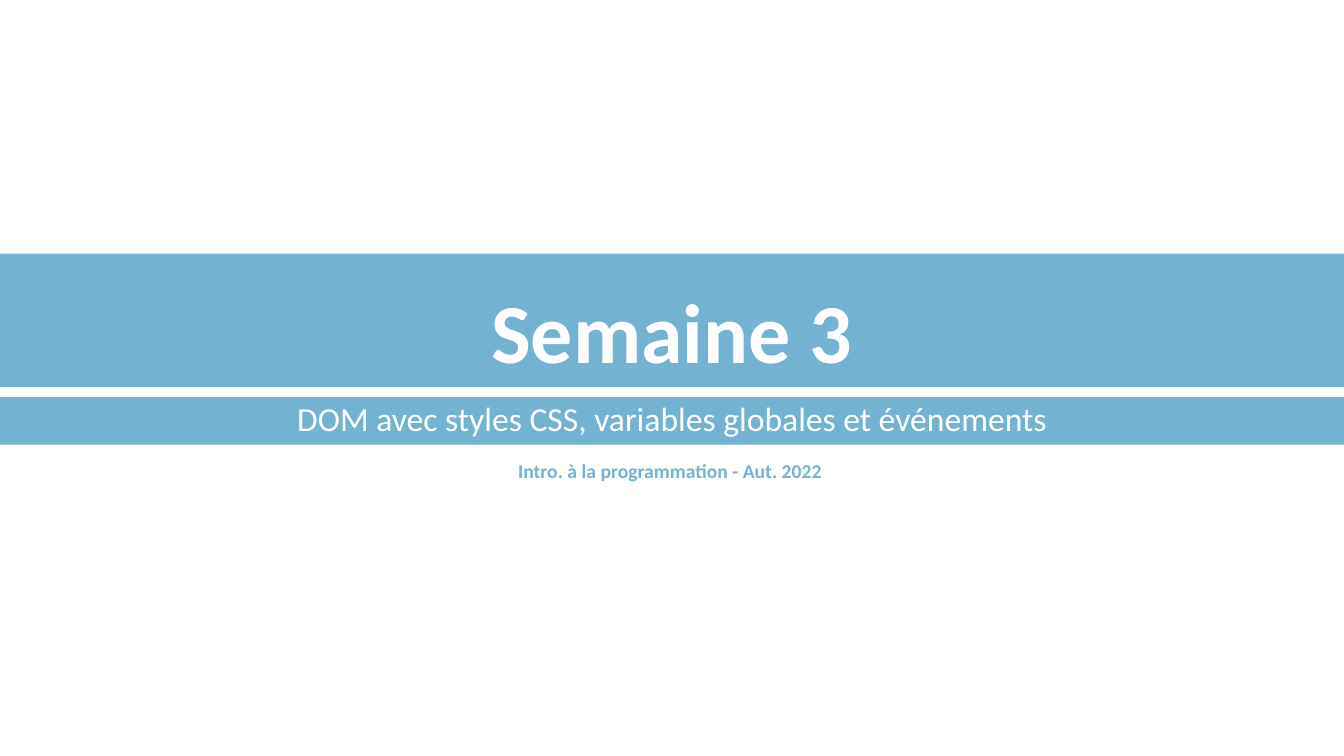
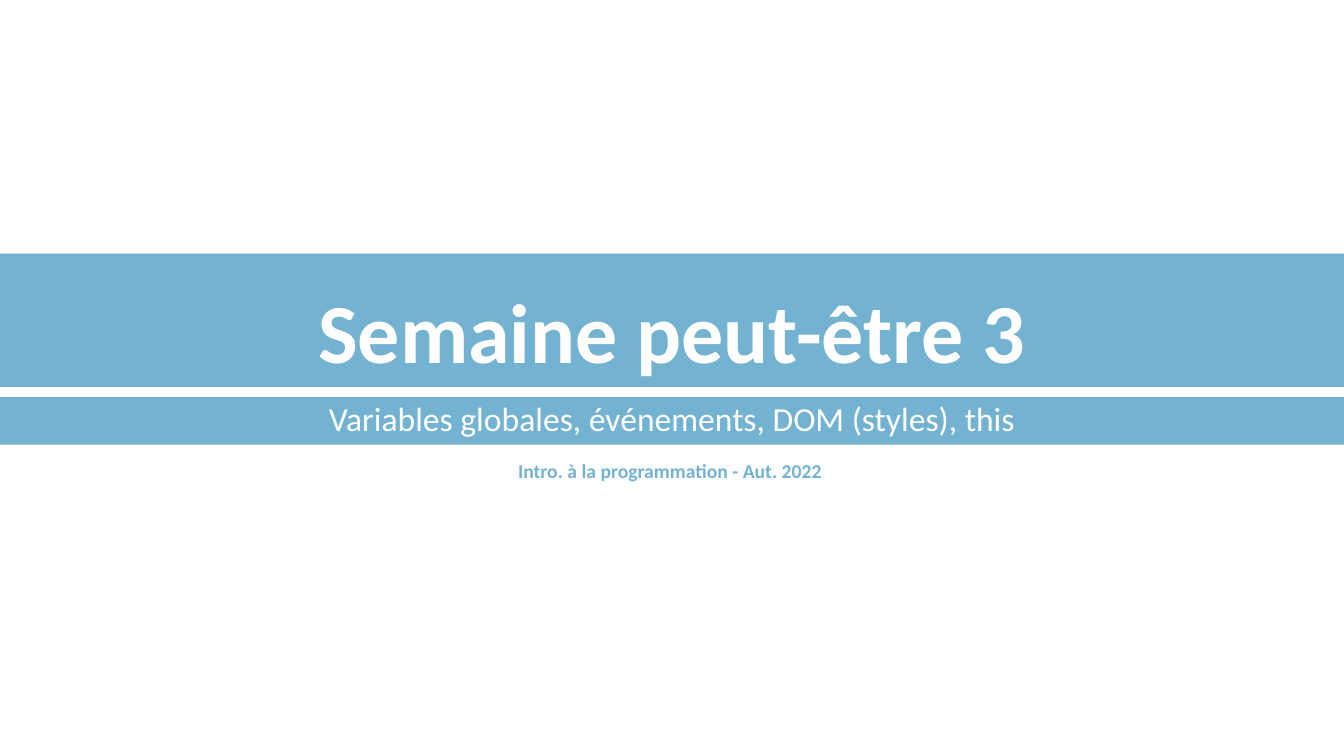
Before and after one commit to mathieudupont/A22-905, a slide deck: slide 1 of semaine_03/420905_semaine3.pptx. Drawn at 1344x756 pixels with LibreOffice and Linux fonts; fonts in the diff are those of the drawing. Boxes give left, top, right and bottom in pixels: in the first picture for what was removed or moved away, otherwise in the second. Text is boxed around its words. In the diff, an @@ line names an element or a change of style, - is before the commit and + after.

```diff
--- a/semaine_03/420905_semaine3.pptx
+++ b/semaine_03/420905_semaine3.pptx
@@ title at <box>318,304,1026,376</box>: text changed @@
-Semaine 3
+Semaine peut-être 3
@@ subtitle at <box>329,406,1015,437</box>: text changed @@
-DOM avec styles CSS, variables globales et événements
+Variables globales, événements, DOM (styles), this
```
Also in this commit, not shown: 3 other slides changed, 16 slides added, 20 slides removed, 1 other file.
